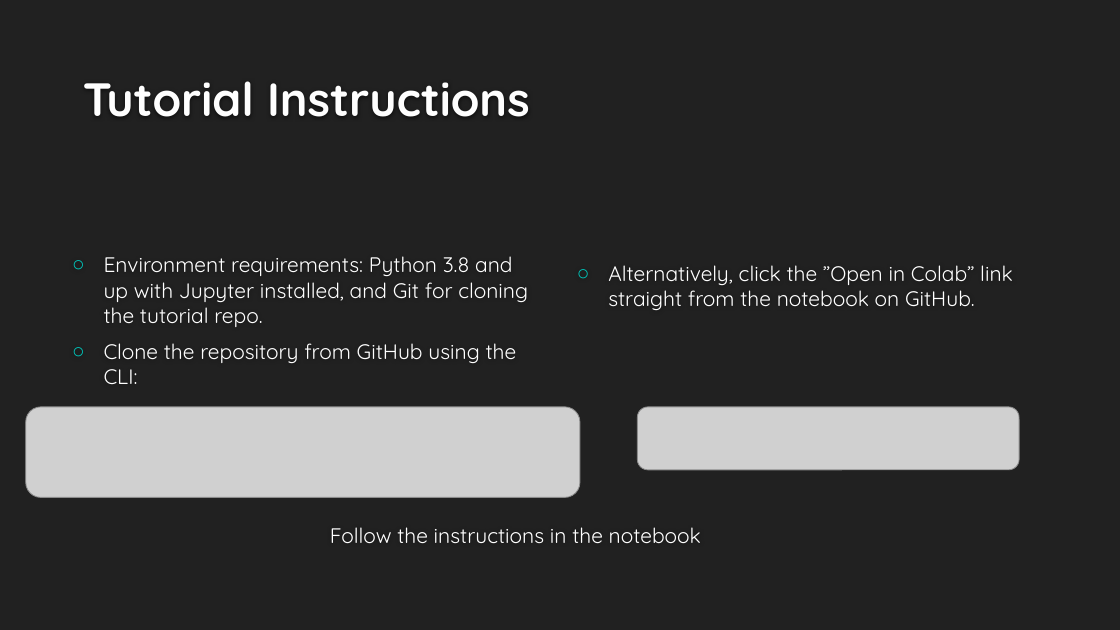
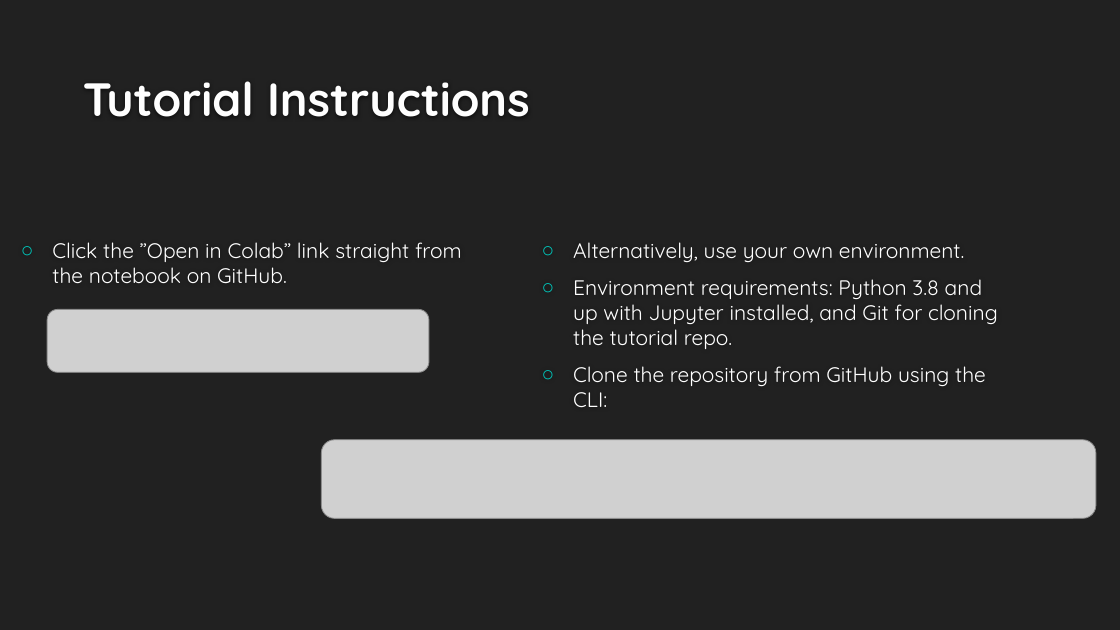
Before and after one commit to NatanMish/data_validation, a slide deck: slide 6 of Data Validation for Data Science.pptx. Drawn at 1120x630 pixels with LibreOffice and Linux fonts; fonts in the diff are those of the drawing; grey boxes stand for pictures; background and template pictures are left out. Boxes give left, top, right and bottom in pixels: in the first picture for what was removed or moved away, otherwise in the second. Text is boxed around its words. In the diff, an @@ line names an element or a change of style, - is before the commit and + after.

```diff
--- a/Data Validation for Data Science.pptx
+++ b/Data Validation for Data Science.pptx
@@ text at <box>52,242,462,283</box>: text changed @@
-○ Alternatively, click the ”Open in Colab” link straight from the notebook on GitHub.
+○ Click the ”Open in Colab” link straight from the notebook on GitHub.
@@ text "Alternatively, use your own environment.": place and size @@
-text "Alternatively, use your own environment." at <box>104,256,528,384</box>
+text "Alternatively, use your own environment." at <box>573,242,998,407</box>
@@ text at <box>573,242,964,262</box>: paragraph added @@
+○ Alternatively, use your own environment.
@@ picture: place and size @@
-picture at <box>638,407,1019,470</box>
+picture at <box>47,309,429,372</box>
@@ picture: place and size @@
-picture at <box>26,407,581,497</box>
+picture at <box>322,439,1096,518</box>
@@ text removed at <box>330,527,701,543</box> @@
-Follow the instructions in the notebook
```
Also in this commit, not shown: 2 other slides changed, 1 other file.
